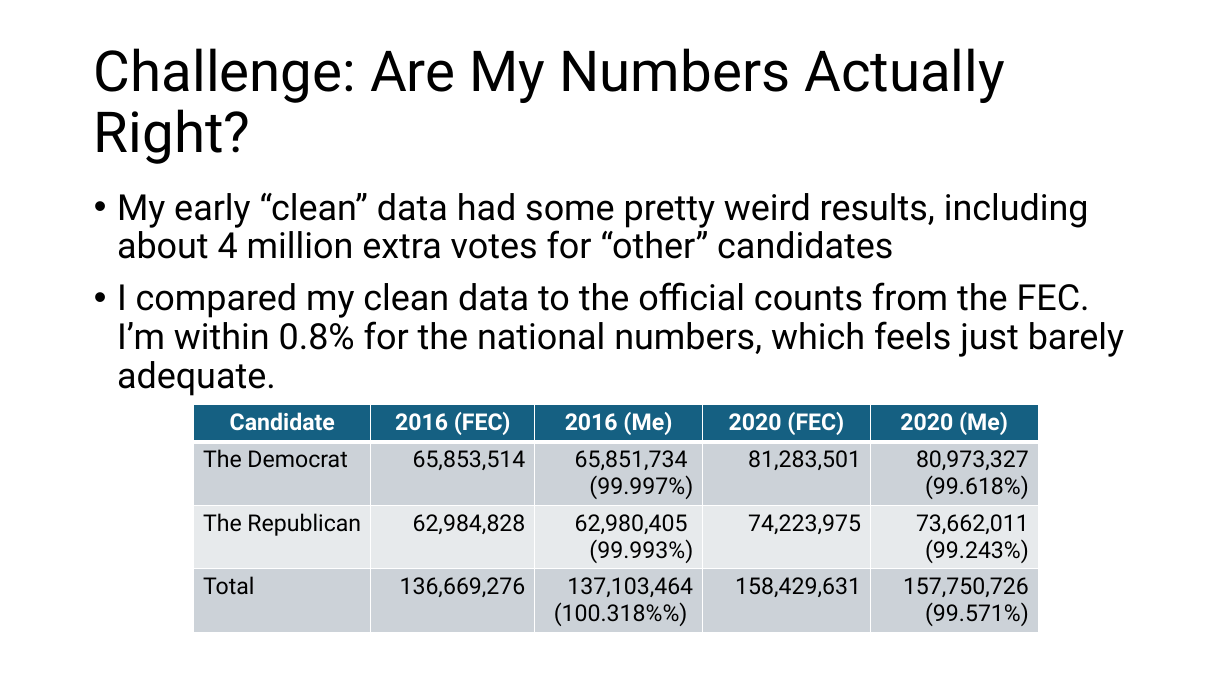
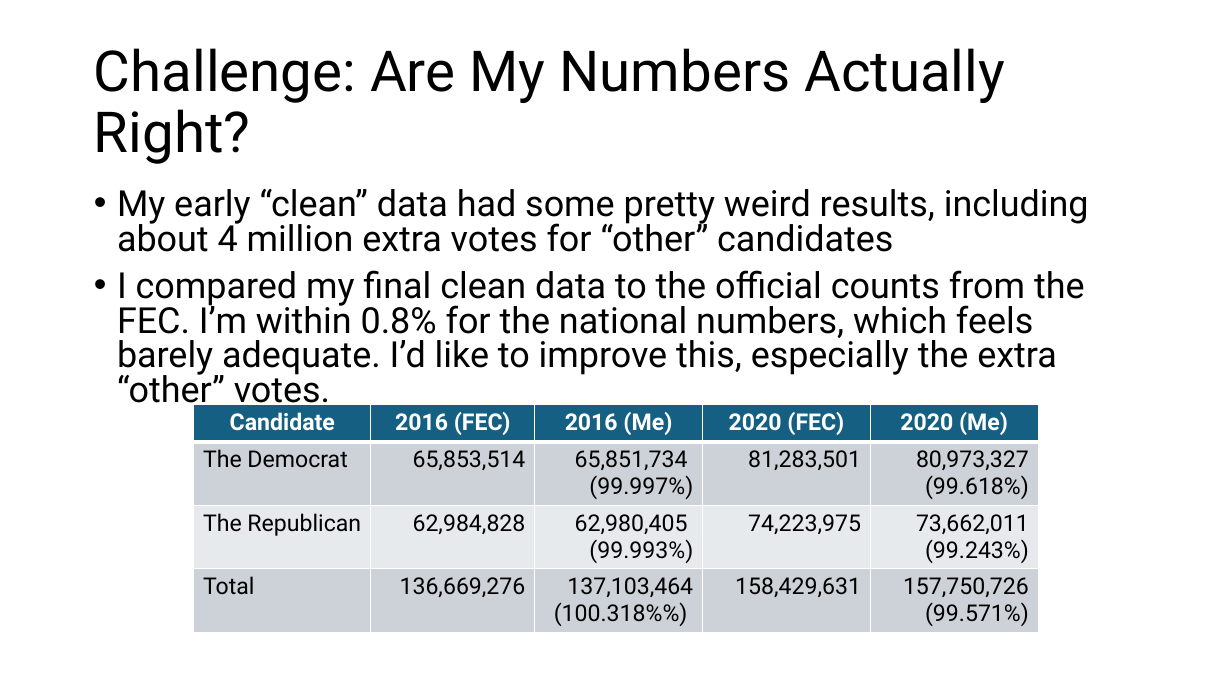
Before and after one commit to rmathena79/democracy, a slide deck: slide 5 of report.pptx. Drawn at 1232x693 pixels with LibreOffice and Linux fonts; fonts in the diff are those of the drawing. Boxes give left, top, right and bottom in pixels: in the first picture for what was removed or moved away, otherwise in the second. Text is boxed around its words. In the diff, an @@ line names an element or a change of style, - is before the commit and + after.

```diff
--- a/report.pptx
+++ b/report.pptx
@@ text at (117, 189, 1089, 252): line spacing 0.9 to 0.8 @@
@@ text at (117, 270, 1085, 411): text changed @@
-• I compared my clean data to the official counts from the FEC. I’m within 0.8% for the national numbers, which feels just barely adequate.
+• I compared my final clean data to the official counts from the FEC. I’m within 0.8% for the national numbers, which feels barely adequate. I’d like to improve this, especially the extra “other” votes.
```
Also in this commit, not shown: 4 other slides changed, 1 other file.
